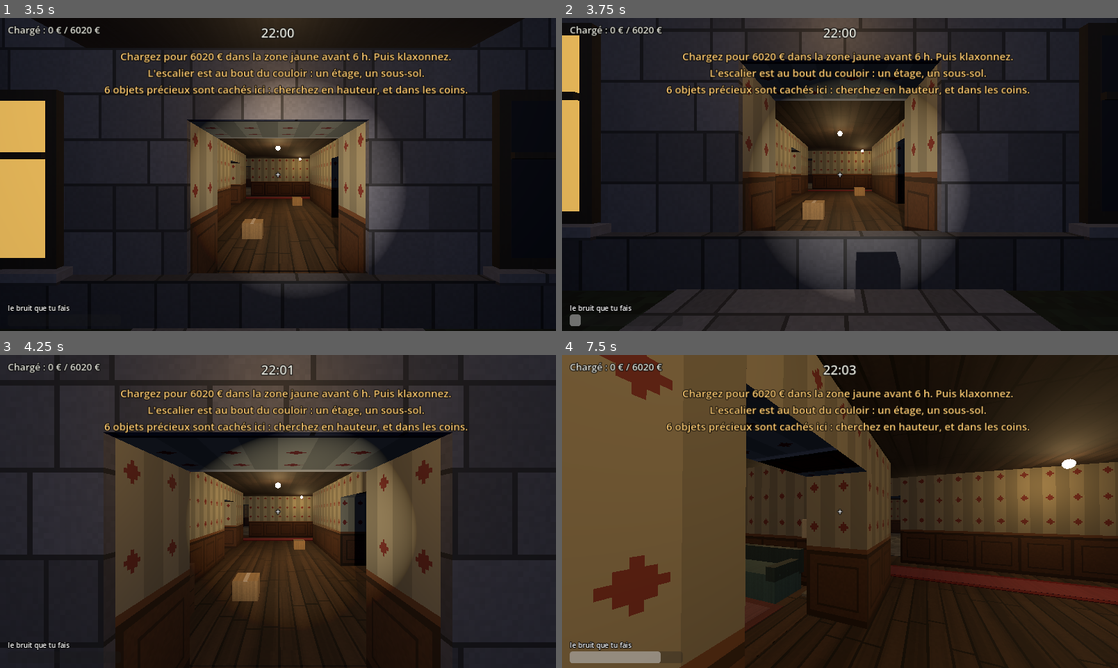
Above: before the commit, frames 1-4 (two rows, left to right).
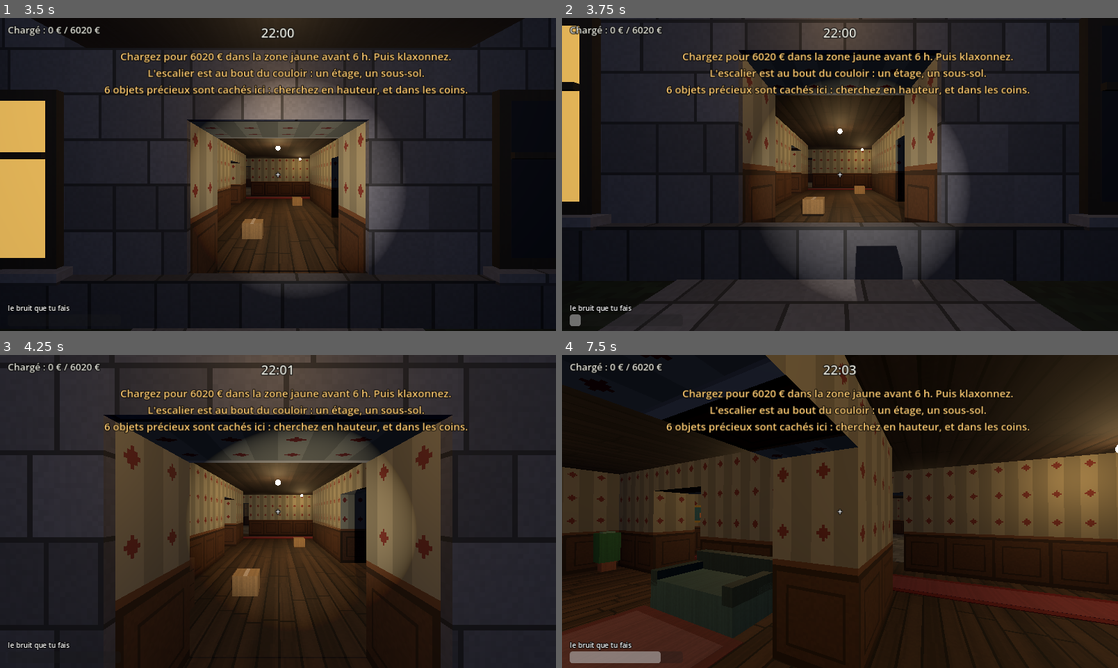
Above: after the commit, the same moments.

Repository: stonevalleyoff-ai/Portefaix
Game: Godot game, scene res://scenes/principal.tscn
The game is run twice, just before and just after one commit, with the same random seed, the same clock (stepped at 60 frames per second) and the same inputs.
Inputs (mouse positions are in pixels of both pictures, inside the frame that each line leads up to):
- Up to frame 1 (3.5 s): click (278, 136) at 0.52 s; type "12" at 0.6 s; click (278, 155) at 0.75 s; type "12" at 0.83 s; click "Jouer sans compte" at 1.25 s; click (278, 255) at 2.02 s; type "12" at 2.1 s; click "Jouer seul" at 2.75 s
- Up to frame 2 (3.75 s): tap Enter at 3.5 s; move the mouse to (867, 174) at 3.52 s; hold W from 3.53 s (still down); hold Ctrl from 3.53 s (still down); click (867, 174) at 3.67 s
- Up to frame 3 (4.25 s): keep holding W; keep holding Ctrl; tap Space at 3.77 s
- Up to frame 4 (7.5 s): keep holding W; move the mouse to (812, 511) at 4.27 s; release Ctrl at 4.28 s; tap Ctrl at 4.35, 6.05 s; tap Space at 4.52, 6.02, 6.77 s; move the mouse to (851, 505) at 5.02 s; hold Ctrl 5.03-5.78 s; tap E at 5.1 s; move the mouse to (834, 517) at 5.77 s; tap F at 5.85 s; click (834, 517) at 5.92 s; move the mouse to (878, 514) at 6.52 s; hold Ctrl 6.53-7.28 s; tap V at 6.6 s; move the mouse to (795, 508) at 7.27 s; tap G at 7.35 s

Frame 1 is identical in both runs. In frame 2, 8.3% of the frame differs, in the area x 0-100%, y 0-100%; in frame 3, 10%; in frame 4, 44%.

Commit message:
Les failles : le fantôme ne se laisse plus coincer, et l'on passe où l'on voulait
- Coincé (il renonce deux fois au même endroit), le fantôme hurle, renverse tout ce qui
  l'entoure, et passe. Il ne sort plus de la maison, même traîné par un meuble.
- Accroupi, le corps du porteur rapetisse pour de bon : monté sur un meuble bas, il passe
  sous le linteau d'une porte.
- Les petits objets n'arrêtent plus le porteur : il marche dedans, ils s'écartent.

Co-Authored-By: Claude Fable 5.2 <noreply@anthropic.com>
Claude-Session: https://claude.ai/code/session_0113xcVadwGKGBhLJGRbtKZF

Diff:
--- a/scripts/creature.gd
+++ b/scripts/creature.gd
@@ -46,6 +46,9 @@
 var _cartes := {}                 # une carte par niveau
 var _durs := {}                   # par niveau, ce qui ne bouge pas : les murs, les escaliers, ce qui tient à la maison
 var _niv := 0                     # le niveau de la carte qu'il tient
+var _renonce := 0                  # combien de fois de suite il a renoncé sans avoir pu s'éloigner
+var _d_ou_il_renonce := Vector3.INF
+var _passe := 0.0                  # tant que ça dure, plus aucun meuble ne l'arrête (il vient de tout renverser)
 var _i_marche := -1               # dans sa route, le point qui est au bout d'un escalier : il y va tout droit, par les marches
 var _etapes := false              # sa route ne mène qu'à un escalier, ou au bout de celui où il est : arrivé, il la refait
 var _t_carte := 0.0
@@ -244,6 +247,11 @@
 func avancer(dt: float) -> void:
 	if mode == DORT:
 		return
+	_rester_dedans()
+	if _passe > 0.0:
+		_passe -= dt
+		if _passe <= 0.0:
+			collision_mask = R.COUCHE_DECOR | R.COUCHE_OBJETS
 	_interet = maxf(_interet - dt * 1.5, 0.0)
 	_repue = maxf(_repue - dt, 0.0)
 	_t_bute = maxf(_t_bute - dt, 0.0)
@@ -351,10 +359,52 @@
 		_evite[_case(route[_i])] = Time.get_ticks_msec() + 6000
 	if _butees >= R.CHOSE_BUTEES:
 		_butees = 0
+		# enfermé ? S'il renonce encore au même endroit, c'est qu'on l'a coincé : il se dégage
+		if _d_ou_il_renonce.is_finite() and global_position.distance_to(_d_ou_il_renonce) < 2.5:
+			_renonce += 1
+		else:
+			_renonce = 1
+		_d_ou_il_renonce = global_position
+		if _renonce >= R.CHOSE_RAGE:
+			_degager()
+			return
 		_repue = 3.0
 		_roder(2.0)
 		return
 	_aller(_destination)
+
+
+# coincé (dans un angle, derrière un meuble, entre un meuble et une porte) : il hurle et renverse tout ce qui l'entoure. Les meubles
+# volent, et s'abîment ; ceux qui les tenaient les lâchent. Puis, le temps de sortir de là, rien ne l'arrête.
+func _degager() -> void:
+	_renonce = 0
+	_butees = 0
+	_passe = R.CHOSE_PASSE
+	collision_mask = R.COUCHE_DECOR
+	principal.son_a.rpc("hurle", global_position + Vector3.UP * 2.0, 6.0)
+	principal.annonce.rpc("Coincé, il a tout renversé pour se dégager !")
+	for o in principal.objets.values():
+		var d: Vector3 = o.global_position - global_position
+		if o.collision_layer != R.COUCHE_OBJETS or absf(d.y) > 2.2 or Vector2(d.x, d.z).length() > 2.2 + o.taille.length() * 0.4:
+			continue
+		if not o.prises.is_empty():
+			principal.objet_info.rpc(o.id, o.valeur, [])
+		var loin := Vector3(d.x, 0.0, d.z)
+		loin = loin.normalized() if loin.length() > 0.05 else Vector3(sin(o.id * 1.7), 0.0, cos(o.id * 1.7))
+		o.sleeping = false
+		o.apply_central_impulse((loin * 5.5 + Vector3.UP * 2.0) * minf(o.mass, 90.0))
+	_repue = 0.0
+	_roder(0.3)
+
+
+# il ne sort pas de la maison, même tiré ou poussé par un meuble ; et s'il s'y retrouve, c'est qu'on l'y a traîné : il se dégage
+func _rester_dedans() -> void:
+	var p := global_position
+	var dans := Vector3(clampf(p.x, 0.7, maison.largeur - 0.7), p.y, clampf(p.z, 0.7, maison.profondeur - 1.15))
+	if dans.distance_to(p) > 0.02:
+		global_position = dans
+		if _passe <= 0.0 and dans.distance_to(p) > 0.25:
+			_degager()
 
 
 func _a_plat(p: Vector3) -> float:
@@ -434,7 +484,7 @@
 			var boite: Vector3 = porte.forme.shape.size
 			for c in _cases_de(Rect2(porte.centre.x - boite.x * 0.5, porte.centre.z - boite.z * 0.5, boite.x, boite.z).grow(0.2)):
 				_carte.set_point_solid(c, true)
-	for o in principal.objets.values():
+	for o in (principal.objets.values() if _passe <= 0.0 else []):      # (quand il vient de tout renverser, plus rien ne compte)
 		if o.collision_layer != R.COUCHE_OBJETS:
 			continue                       # (trop léger : il passe au travers)
 		var base: Basis = o.global_transform.basis
--- a/scripts/essai.gd
+++ b/scripts/essai.gd
@@ -899,6 +899,7 @@
 	await _attendre(0.2)
 	jeu.bonus_voulu = []
 	await _bruits()
+	await _failles()
 	await _argent()
 	await _etages()
 	await _bunker()
@@ -931,6 +932,93 @@
 			return [true, marches, (Time.get_ticks_msec() - t0) / 1000.0]
 		await get_tree().physics_frame
 	return [false, marches, delai]
+
+
+# vers le nord, à pied, pour de bon : debout ou baissé, en sautant ; vrai s'il passe cette ligne
+func _vers_le_nord(j, jusque: float, baisse: bool, delai: float) -> bool:
+	j.pilote = false
+	j.yaw = 0.0
+	j.pitch = 0.0
+	var t0 := Time.get_ticks_msec()
+	var k := 0
+	while j.global_position.z > jusque and Time.get_ticks_msec() - t0 < delai * 1000.0:
+		k += 1
+		jeu.tactile.vecteur = Vector2(0.0, -1.0)
+		jeu.tactile.accroupi = baisse
+		jeu.tactile.saut = k % 40 < 3
+		await get_tree().physics_frame
+	jeu.tactile.vecteur = Vector2.ZERO
+	jeu.tactile.saut = false
+	return j.global_position.z <= jusque
+
+
+# les failles qu'on a trouvées en jouant, et ce qu'on voulait pouvoir faire
+func _failles() -> void:
+	print("17. Les failles")
+	jeu.lancer()
+	await _attendre(0.5)
+	jeu.repit = 1e9
+	jeu.chat.reste = 1e9
+	var m = jeu.maison
+	var moi = jeu.moi
+	var chose = jeu.chose
+	for o in jeu.objets.values():                   # (le couloir, vide)
+		if absf(o.global_position.z - 8.0) < 1.2:
+			_mettre(o, Vector3(2.5 + (o.id % 4) * 1.6, 0.5, m.profondeur + 2.0 + ((o.id / 4) % 6) * 1.6))
+	# marcher dans un petit objet : il s'écarte, on passe
+	var carton = _trouver("carton")
+	_mettre(carton, Vector3(15.0, 0.25, 8.0))
+	moi.global_position = Vector3(13.0, 0.05, 8.0)
+	moi.velocity = Vector3.ZERO
+	await _attendre(0.6)
+	var passe: bool = await _avancer(moi, 1.0, 17.0, 4.0)
+	verif(passe and Vector2(carton.global_position.x - 15.0, carton.global_position.z - 8.0).length() > 0.25, "un carton en travers du couloir : le porteur marche dedans, il s'écarte, et l'on passe")
+	_mettre(carton, Vector3(3.0, 0.3, m.profondeur + 12.0))
+	# un lit dans l'encadrement d'une porte : debout, on ne passe pas ; baissé, on monte dessus et l'on passe sous le linteau
+	var lit = _trouver("lit")
+	_mettre(lit, Vector3(12.0, 0.3, 6.5))
+	await _attendre(1.0)
+	moi.global_position = Vector3(12.0, 0.05, 8.4)
+	moi.velocity = Vector3.ZERO
+	var debout: bool = await _vers_le_nord(moi, 5.0, false, 4.0)
+	moi.global_position = Vector3(12.0, 0.05, 8.4)
+	moi.velocity = Vector3.ZERO
+	jeu.tactile.accroupi = false
+	await _images(10)
+	var baisse: bool = await _vers_le_nord(moi, 5.0, true, 7.0)
+	var petit: bool = moi._forme.shape.height < 1.1
+	jeu.tactile.accroupi = false
+	await _attendre(0.6)
+	verif(not debout and baisse and petit and is_equal_approx(moi._forme.shape.height, R.TAILLE), "un lit dans l'encadrement d'une porte : debout, le linteau arrête ; baissé, on saute dessus et l'on passe ; de l'autre côté, on se relève")
+	_mettre(lit, Vector3(8.0, 0.4, m.profondeur + 12.0))
+	_pilote(moi)
+	moi.global_position = Vector3(m.porte_x, 0.05, m.profondeur + 3.0)
+	# le fantôme, coincé : il renverse tout
+	chose.reveiller()
+	chose._roder(60.0)
+	chose.global_position = Vector3(20.0, 0.0, 8.0)
+	var canape = _trouver("canape")
+	_mettre(canape, Vector3(21.3, 0.45, 8.0))
+	canape.rotation.y = PI * 0.5
+	await _attendre(0.8)
+	var avant: Vector3 = canape.global_position
+	chose._butees = R.CHOSE_BUTEES - 1
+	chose._buter()
+	var une_fois: bool = chose._passe <= 0.0
+	chose._butees = R.CHOSE_BUTEES - 1
+	chose._buter()
+	var libre: bool = chose._passe > 0.0 and chose.collision_mask == R.COUCHE_DECOR
+	await _attendre(1.0)
+	var vole: float = canape.global_position.distance_to(avant)
+	await _attendre(R.CHOSE_PASSE)
+	verif(une_fois and libre and vole > 1.0 and chose.collision_mask == (R.COUCHE_DECOR | R.COUCHE_OBJETS),
+		"le fantôme coincé : il renonce une fois ; la seconde, au même endroit, il renverse ce qui l'entoure (le canapé vole à %.1f m), passe, puis les meubles l'arrêtent de nouveau" % vole)
+	# tiré dehors : il n'y reste pas
+	chose.global_position = Vector3(m.porte_x, 0.0, m.profondeur + 1.5)
+	await _attendre(0.3)
+	verif(chose.global_position.z <= m.profondeur - 1.1 and m.dedans(chose.global_position), "traîné dans la cour par un meuble, il se retrouve aussitôt derrière le seuil")
+	jeu.tuer(1)
+	await _attendre(0.2)
 
 
 # l'argent : la facture d'une nuit, la caisse, la dette, la boutique, et ce que font les achats
--- a/scripts/joueur.gd
+++ b/scripts/joueur.gd
@@ -16,6 +16,7 @@
 var blesse := false           # un coup de la chose : le prochain tue
 var accroupi := false
 var discret := 1.0            # ce qu'il reste du bruit de ses pas (des chaussons)
+var _forme: CollisionShape3D   # son corps : il rapetisse quand il se baisse
 var bruit := 0.0              # le rayon, en mètres, où on l'entend
 var yaw := 0.0
 var pitch := 0.0
@@ -51,16 +52,17 @@
 	set_multiplayer_authority(i)
 	local = i == p.mon_id
 	collision_layer = R.COUCHE_JOUEURS
-	collision_mask = R.COUCHE_DECOR | R.COUCHE_OBJETS | R.COUCHE_LEGERS
+	collision_mask = R.COUCHE_DECOR | R.COUCHE_OBJETS      # (pas les petits objets : on marche dedans, ils s'écartent)
 	position = depart
 	cible_pos = depart
 	var forme := CollisionShape3D.new()
 	var c := CapsuleShape3D.new()
 	c.radius = 0.3
-	c.height = 1.75
+	c.height = R.TAILLE
 	forme.shape = c
-	forme.position.y = 0.875
+	forme.position.y = R.TAILLE * 0.5
 	add_child(forme)
+	_forme = forme
 	tete = Node3D.new()
 	tete.position.y = R.YEUX
 	add_child(tete)
@@ -322,7 +324,7 @@
 	if vivant:
 		var pousse := Vector3(cote, 0.0, -avance)
 		var dir := (Basis(Vector3.UP, yaw) * pousse).normalized() if pousse.length() > 0.15 else Vector3.ZERO
-		accroupi = joue and (Input.is_physical_key_pressed(KEY_CTRL) or doigt.accroupi)
+		accroupi = joue and (Input.is_physical_key_pressed(KEY_CTRL) or doigt.accroupi or _sous_un_plafond())
 		var court: bool = (Input.is_physical_key_pressed(KEY_SHIFT) or doigt.court) and not accroupi and dir != Vector3.ZERO
 		var v: float = R.ACCROUPI if accroupi else (R.COURSE if court else R.MARCHE)
 		v *= frein()
@@ -392,7 +394,20 @@
 	return 1.0 / (1.0 + o.mass / float(maxi(o.porteurs.size(), 1)) / R.FREIN)
 
 
+# baissé sous quelque chose (un linteau, quand on est monté sur un meuble) : on ne se relève pas dedans
+func _sous_un_plafond() -> bool:
+	if _forme.shape.height > R.TAILLE_ACCROUPI + 0.05:
+		return false
+	var q := PhysicsRayQueryParameters3D.create(global_position + Vector3(0.0, R.TAILLE_ACCROUPI - 0.1, 0.0), global_position + Vector3(0.0, R.TAILLE + 0.05, 0.0), R.COUCHE_DECOR | R.COUCHE_OBJETS)
+	q.exclude = [get_rid()]
+	return not get_world_3d().direct_space_state.intersect_ray(q).is_empty()
+
+
 func _regarder(dt: float) -> void:
+	var taille: float = R.TAILLE_ACCROUPI if accroupi and vivant else R.TAILLE      # son corps suit : baissé, il passe là où debout il ne passe pas
+	if not is_equal_approx(_forme.shape.height, taille):
+		_forme.shape.height = taille
+		_forme.position.y = taille * 0.5
 	if not is_finite(yaw) or not is_finite(pitch):      # (une souris qui rend n'importe quoi ne doit pas éteindre l'écran)
 		yaw = 0.0
 		pitch = 0.0
--- a/scripts/regles.gd
+++ b/scripts/regles.gd
@@ -27,7 +27,9 @@
 const SAUT := 4.3
 const GRAVITE := 12.0
 const YEUX := 1.6
-const YEUX_ACCROUPI := 1.0
+const YEUX_ACCROUPI := 0.9
+const TAILLE := 1.75           # debout
+const TAILLE_ACCROUPI := 1.0   # baissé : de quoi passer sous un linteau, monté sur un meuble
 const SOURIS := 0.0025
 const FANTOME := 5.0          # la vitesse d'un mort
 const FANTOME_MASSE := 12.0   # ce qu'un mort peut pousser, au plus (kg)
@@ -84,6 +86,8 @@
 const CHOSE_ELAN := 7.0       # il prend sa vitesse peu à peu (m/s²)
 const CHOSE_CARTE := 0.35     # tous les combien il regarde où sont les meubles, et refait son chemin autour
 const CHOSE_BLOCAGE := 0.6    # s'il piétine tout ce temps, c'est qu'un meuble lui barre le passage : il bute
+const CHOSE_RAGE := 2          # enfermé (il a renoncé tant de fois sans avoir pu s'éloigner), il renverse tout ce qui l'entoure
+const CHOSE_PASSE := 2.5       # et, le temps de sortir de là, plus aucun meuble ne l'arrête
 const CHOSE_BUTEES := 4       # à force de buter sans trouver d'autre passage, il renonce
 const CHOSE_ALERTE := 1.8     # quand elle voit un porteur, elle crie tout ce temps avant de s'élancer
 const CHOSE_SOUFFLE := 10.0   # elle ne chasse pas plus longtemps d'une traite
Not shown, changed: LISEZ-MOI.md
